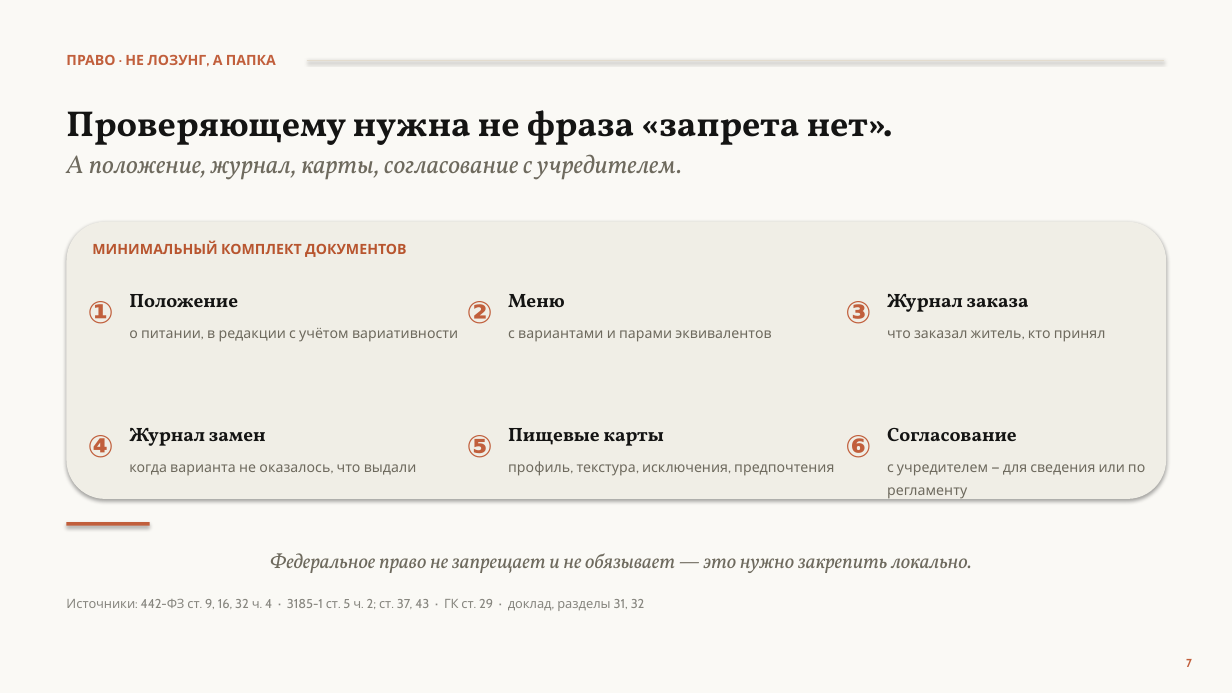
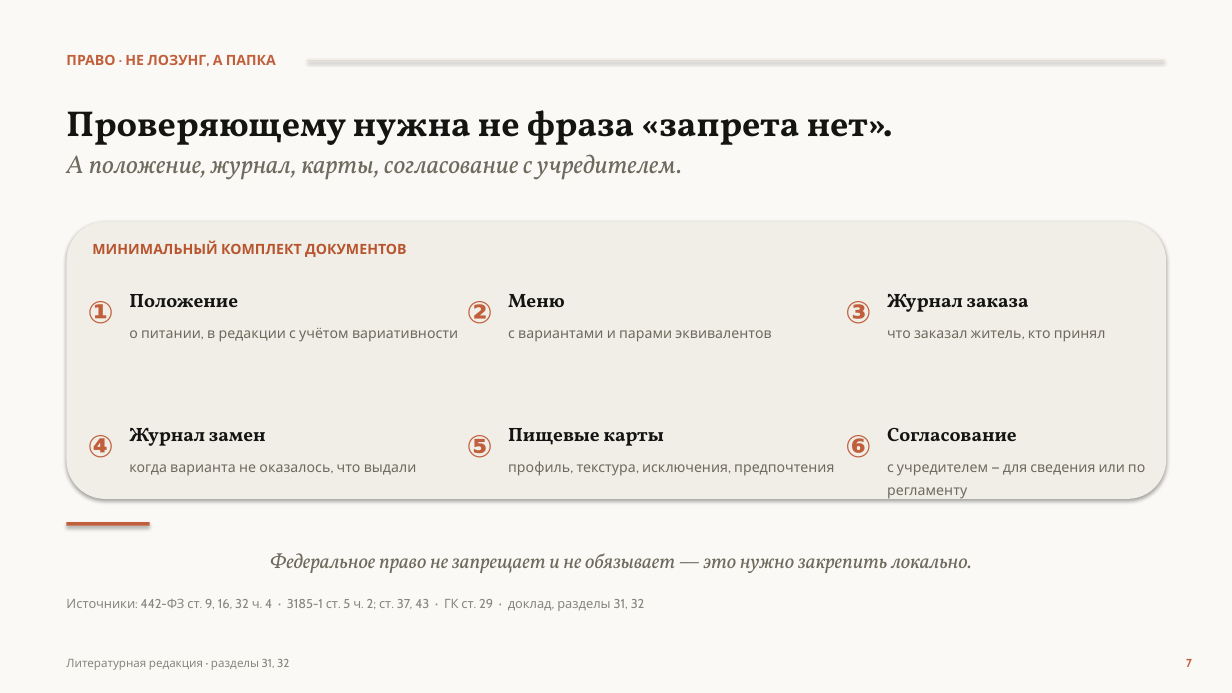
Before and after one commit to qlolp/seminar-variable-food-2026, a slide deck: slide 7 of 02_презентация/Презентация_v6_Не_просто_накормить.pptx. Drawn at 1232x693 pixels with LibreOffice and Linux fonts; fonts in the diff are those of the drawing. Boxes give left, top, right and bottom in pixels: in the first picture for what was removed or moved away, otherwise in the second. Text is boxed around its words. In the diff, an @@ line names an element or a change of style, - is before the commit and + after.

```diff
--- a/02_презентация/Презентация_v6_Не_просто_накормить.pptx
+++ b/02_презентация/Презентация_v6_Не_просто_накормить.pptx
@@ text added at bbox=[66, 659, 289, 670], 9 pt, text #87867F @@
+Литературная редакция · разделы 31, 32
```
Also in this commit, not shown: 14 other slides changed, 2 slides added, 2 slides removed, 2 other files.
